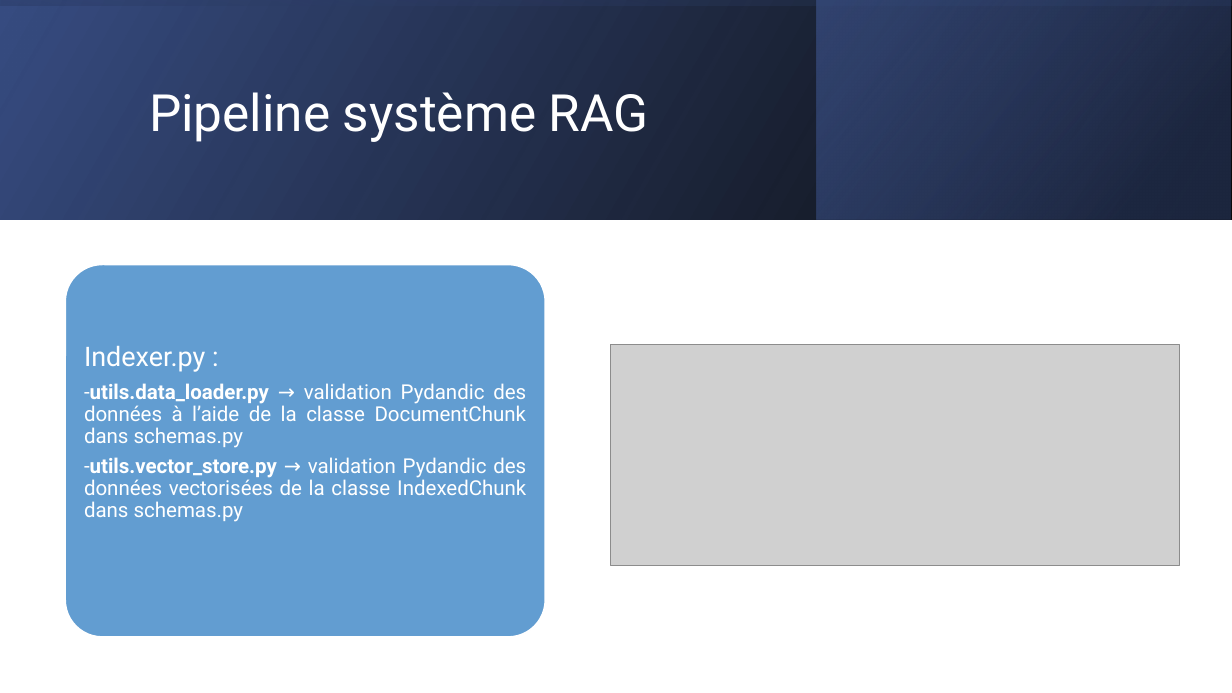
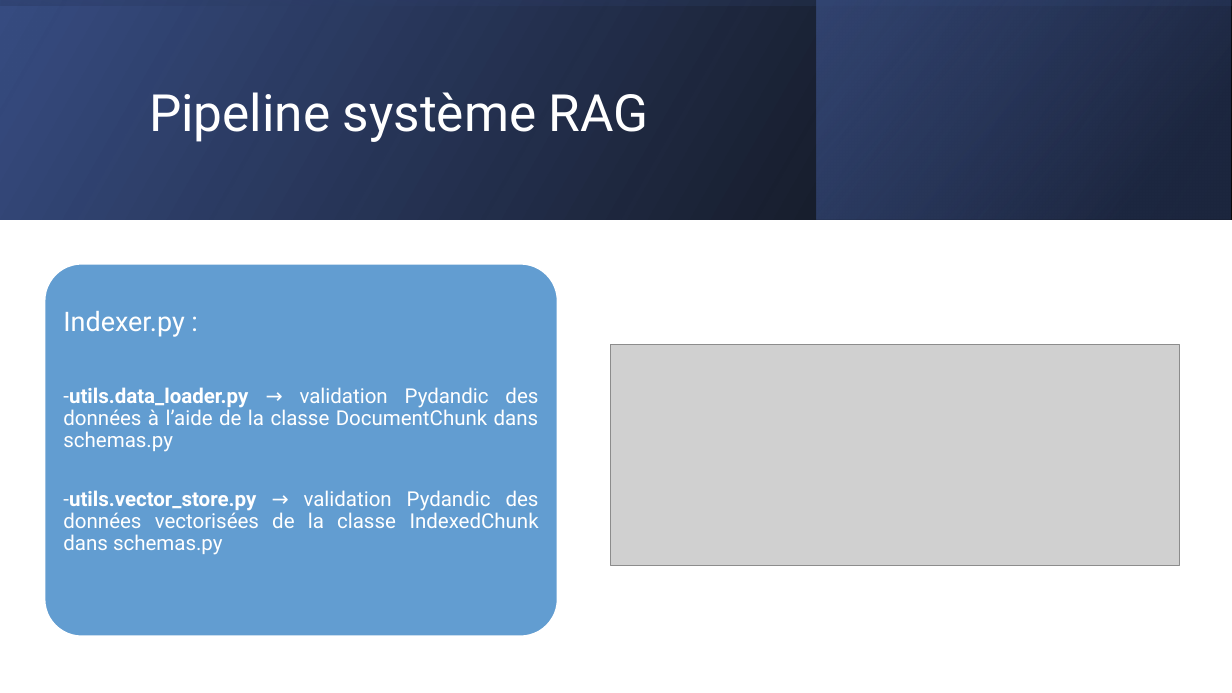
Before and after one commit to VicSchol/Cours10, a slide deck: slide 3 of Scholler_Victor_10_presentation_122025.pptx. Drawn at 1232x693 pixels with LibreOffice and Linux fonts; fonts in the diff are those of the drawing; grey boxes stand for pictures. Boxes give left, top, right and bottom in pixels: in the first picture for what was removed or moved away, otherwise in the second. Text is boxed around its words. In the diff, an @@ line names an element or a change of style, - is before the commit and + after.

```diff
--- a/Scholler_Victor_10_presentation_122025.pptx
+++ b/Scholler_Victor_10_presentation_122025.pptx
@@ rounded rectangle: place and size @@
-rounded rectangle at [65,264,545,637]
+rounded rectangle at [44,263,557,636]
@@ text "Indexer.py :" rewrapped from [84,346,526,522] to [63,311,539,555] @@
```
Also in this commit, not shown: 7 other slides changed, 2 slides added, 4 other files.
